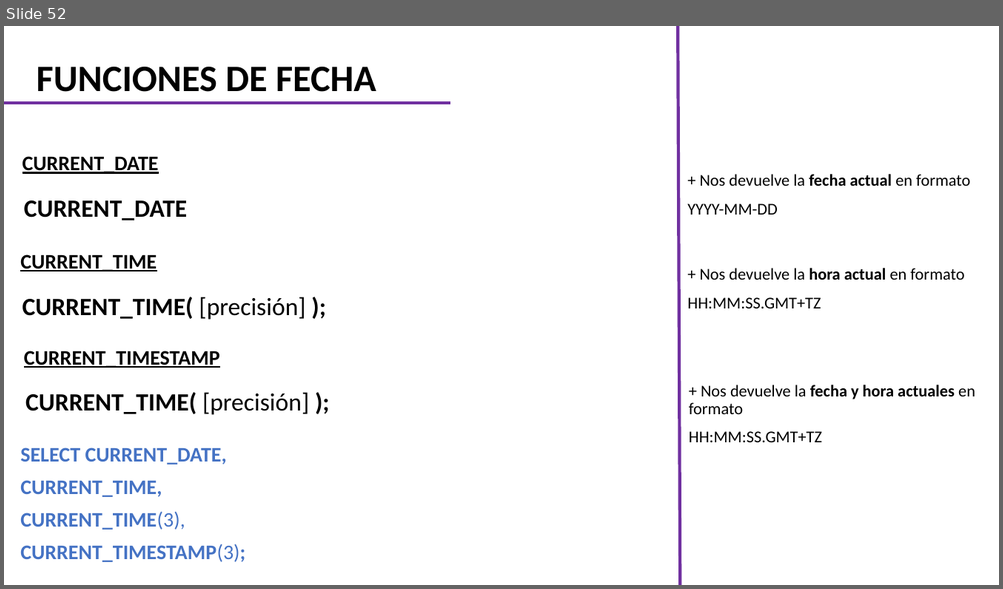
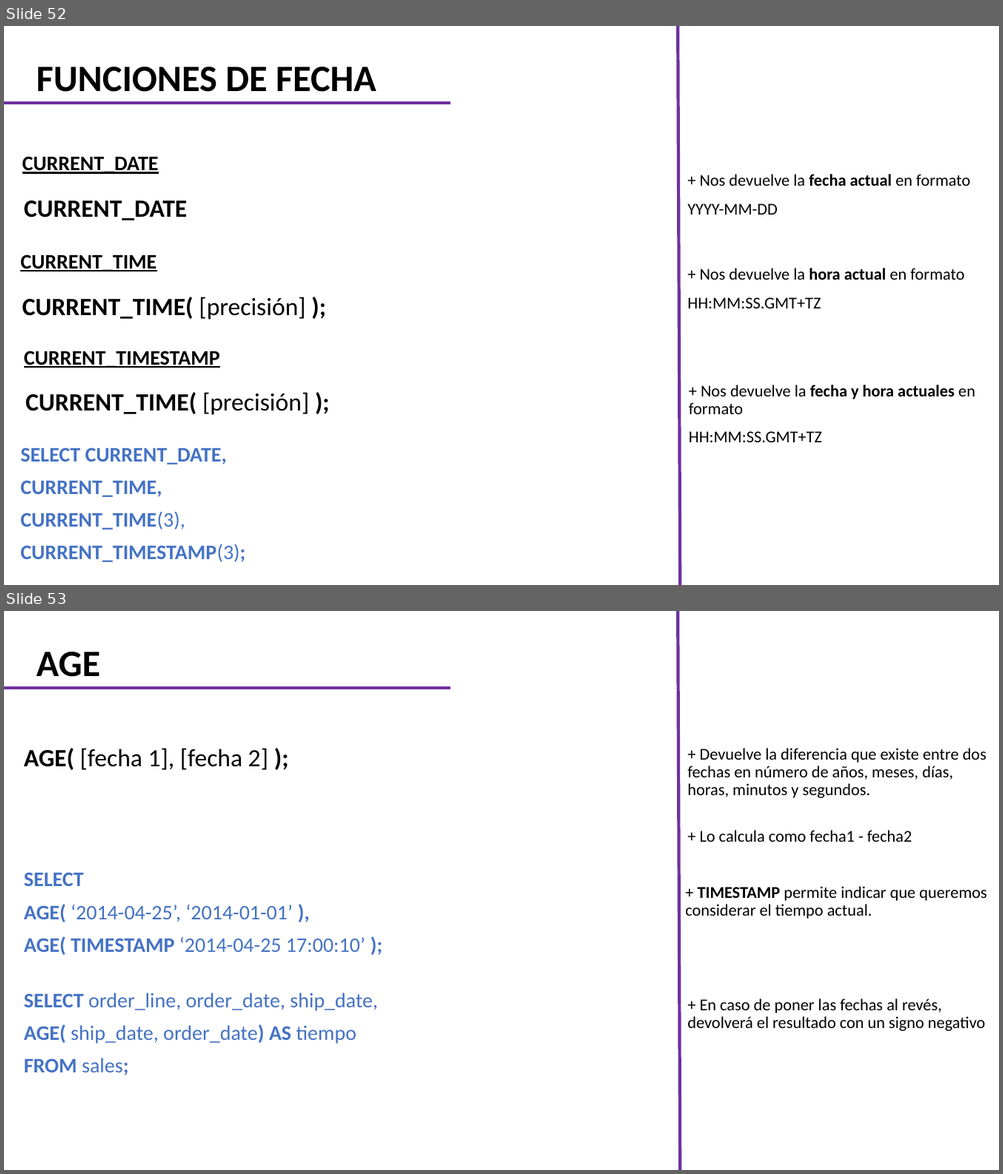
Before and after one commit to CarlosCamposs/Curso-AABD_SQL, a slide deck: Curso AABD-SQL (Notas).pptx. Shown one above the other, each under a label of ours: slide 52 before the commit, slides 52 and 53 after it. The pictures are 1003x589 and 1003x1174 pixels, drawn with LibreOffice and Linux fonts; fonts in the diff are those of the drawing. Boxes give left, top, right and bottom in pixels: in the first picture for what was removed or moved away, otherwise in the second. Text is boxed around its words. In the diff, an @@ line names an element or a change of style, - is before the commit and + after.

```diff
--- a/Curso AABD-SQL (Notas).pptx
+++ b/Curso AABD-SQL (Notas).pptx
@@ slide 53 added at (4, 611, 999, 1170), background #FFFFFF @@
@@ line added from (680, 1170) to (677, 611), #7030A0 3 pt @@
@@ title added at (37, 652, 101, 677), 36 pt, text #000000, bold @@
+AGE
@@ line added from (4, 689) to (450, 689), #7030A0 3 pt @@
@@ subtitle added at (24, 748, 268, 770), 24 pt, text #000000 @@
+AGE( [fecha 1], [fecha 2] );
@@ text added at (687, 748, 986, 798), 16 pt, text #000000 @@
++ Devuelve la diferencia que existe entre dos fechas en número de años, meses, días, horas, minutos y segundos.
@@ text added at (700, 830, 912, 842), 16 pt, text #000000 @@
++ Lo calcula como fecha1 - fecha2
@@ text added at (24, 872, 365, 955), 20 pt, text #4472C4 @@
+SELECT
+AGE( ‘2014-04-25’, ‘2014-01-01’ ),
+AGE( TIMESTAMP ‘2014-04-25 17:00:10’ );
@@ text added at (685, 886, 986, 919), 16 pt, text #000000 @@
++ TIMESTAMP permite indicar que queremos considerar el tiempo actual.
@@ text added at (24, 993, 378, 1076), 20 pt, text #4472C4 @@
+SELECT order_line, order_date, ship_date,
+AGE( ship_date, order_date) AS tiempo
+FROM sales;
@@ text added at (687, 999, 984, 1031), 16 pt, text #000000 @@
++ En caso de poner las fechas al revés, devolverá el resultado con un signo negativo
```
Also in this commit, not shown: 2 slides changed, 5 other slides added.
